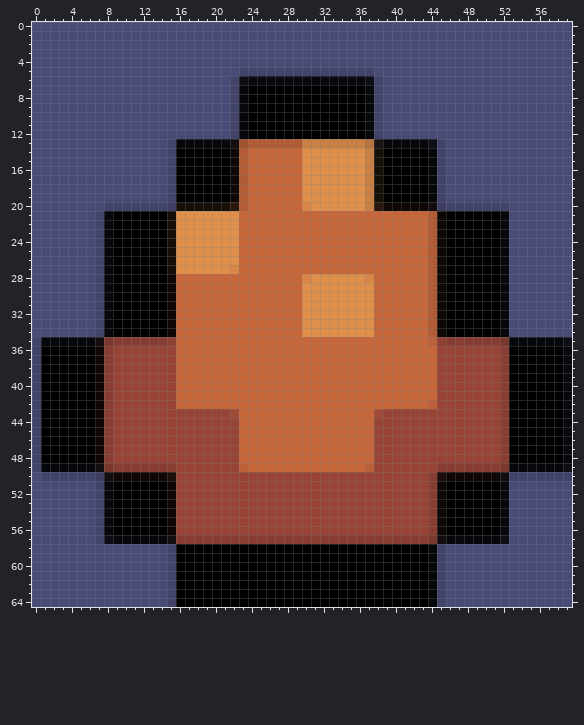
One commit to this sprite sheet: sprites/spr_egg/0804ee26-c6c5-4bb2-a98d-727fed492669.png. The picture above was drawn from the file before the commit.
The file is 60x65 pixels. Colours within 5 levels of each other are drawn and written as one.
And afterwards:
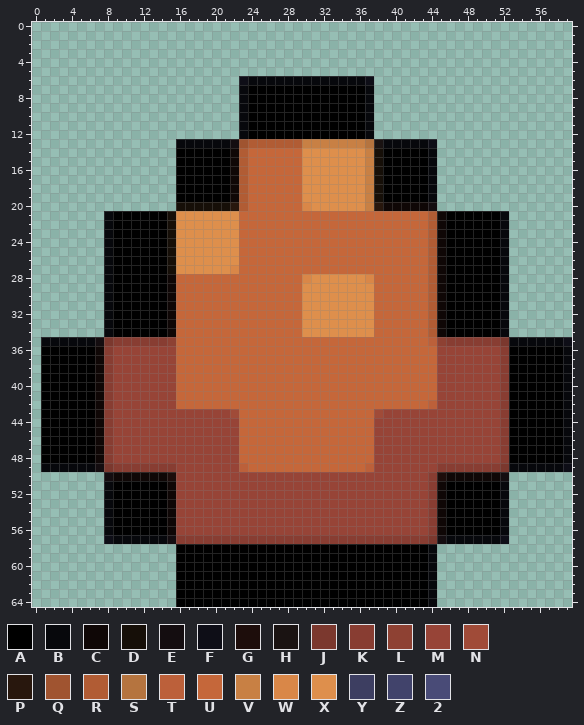
Palette (. is transparent): A #000000  B #07080c  C #0f0706  D #160f08  E #140d10  F #0e0e17  G #1d0d0b  H #1a1312  J #7b382e  K #883d32  L #8e4133  M #974437  N #a04b38  P #28170d  Q #a05430  R #b15c34  S #b5743f  T #bc603a  U #c5673a  V #c88044  W #d98748  X #de8f4c  Y #3d3e61  Z #41436b  2 #494b77
Change:
y 0..4: x 0..59 222222222222222222222222222222222222222222222222222222222222 -> ............................................................
y 5: x 0..59 22222222222222222222222ZZZZZZZZZZZZZZZ2222222222222222222222 -> ............................................................
y 6..12: x 0..22 2222222222222222222222Z -> .......................; x 38..59 Z222222222222222222222 -> ......................
y 13..19: x 0..15 222222222222222Z -> ................; x 45..59 Z22222222222222 -> ...............
y 20: x 0..15 22222222ZZZZZZZY -> ................; x 45..59 YZZZZZZZ2222222 -> ...............
y 21..34: x 0..7 2222222Z -> ........; x 53..59 2222222 -> .......
y 35..49: x 0 Z -> .
y 50: x 0..7 2ZZZZZZY -> ........; x 53..59 ZZZZZZZ -> .......
y 51..57: x 0..7 2222222Z -> ........; x 53..59 2222222 -> .......
y 58..64: x 0..15 222222222222222Z -> ................; x 45..59 Z22222222222222 -> ...............
Boxes around the changes in both pictures, in picture pixels (x1, y1, x2, y2):
erased: (32, 22, 572, 607)
